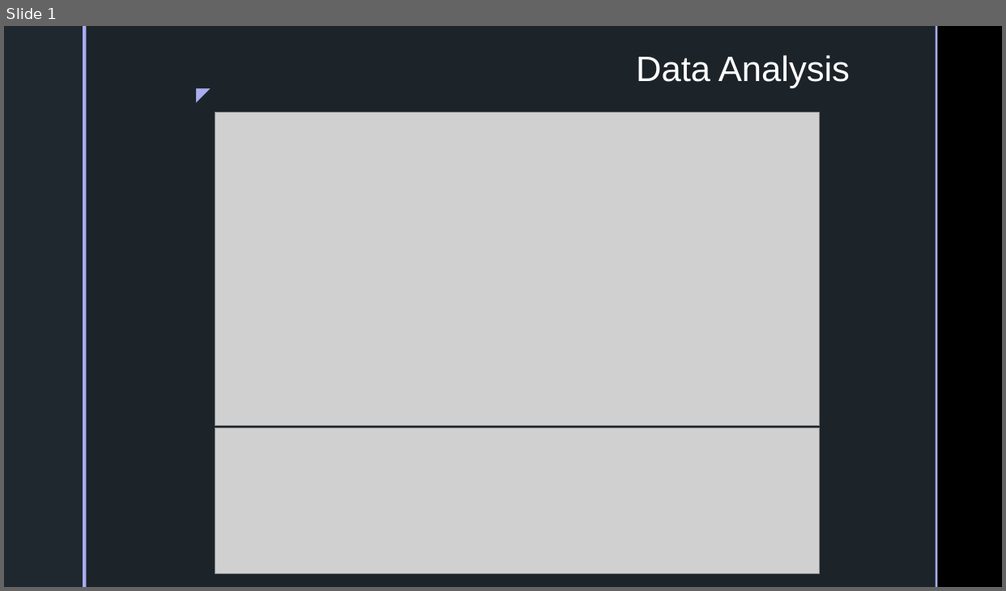
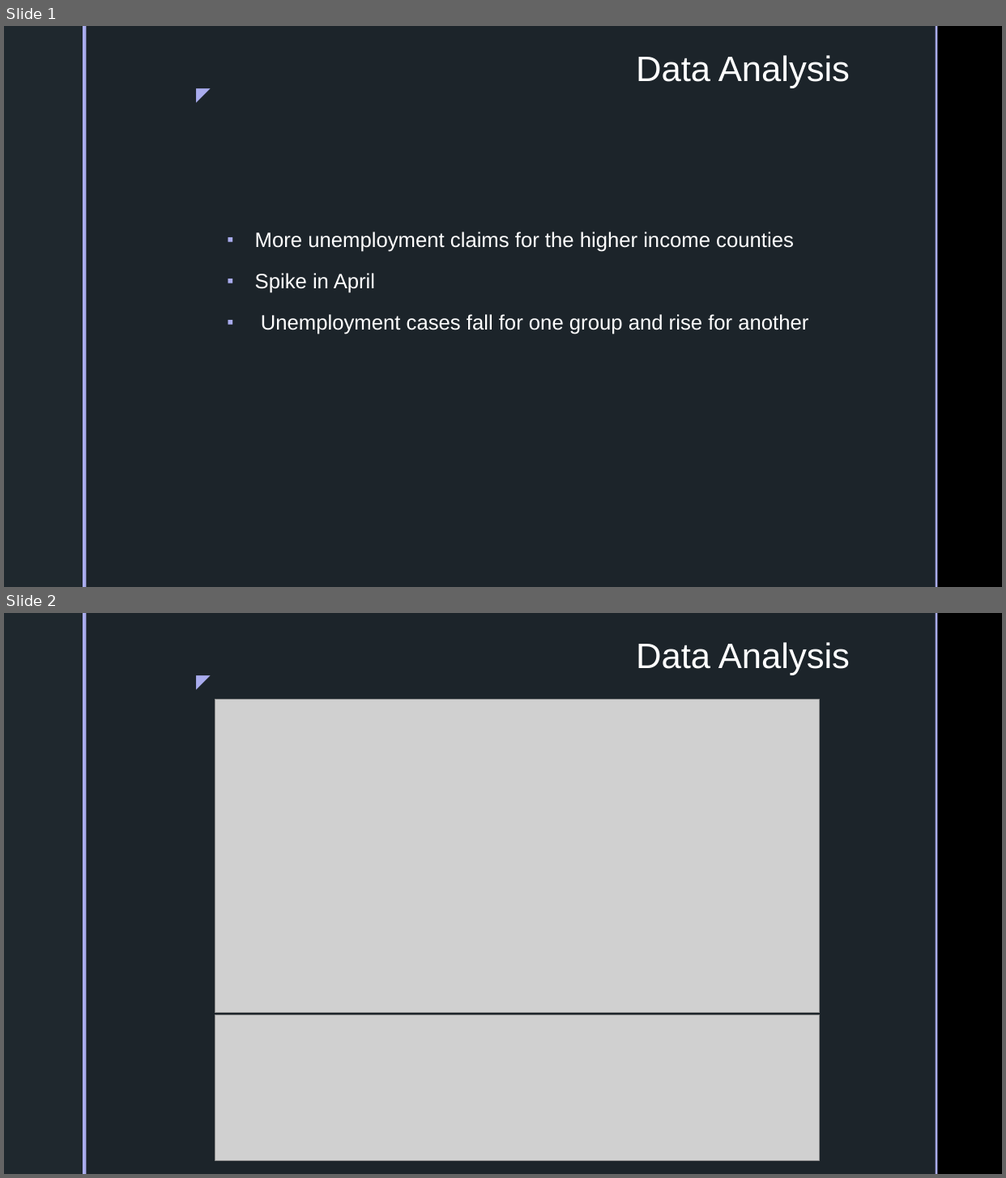
Before and after one commit to inkosi-codes/Covid-19-and-Low-Income-Communities, a slide deck: docs/Presentation/Power-Point.pptx. Shown one above the other, each under a label of ours: slide 1 before the commit, slides 1 and 2 after it. The pictures are 1006x591 and 1006x1178 pixels, drawn with LibreOffice and Linux fonts; fonts in the diff are those of the drawing; grey boxes stand for pictures; background and template pictures are left out. Boxes give left, top, right and bottom in pixels: in the first picture for what was removed or moved away, otherwise in the second. Text is boxed around its words. In the diff, an @@ line names an element or a change of style, - is before the commit and + after.

```diff
--- a/docs/Presentation/Power-Point.pptx
+++ b/docs/Presentation/Power-Point.pptx
@@ slide 1 added at [4, 26, 1002, 587], background picture (left out); not listed: 5 template elements that a slide beside it also shows @@
@@ title added at [636, 55, 850, 88], 34 pt, text #FFFFFF @@
+Data Analysis
@@ text added at [255, 232, 808, 335], 20 pt, text #FFFFFF @@
+▪ More unemployment claims for the higher income counties
+▪ Spike in April
+▪ Unemployment cases fall for one group and rise for another
@@ what was slide 1 is now slide 2 @@
```
Also in this commit, not shown: 1 other slide added, 1 slide removed, 2 other files.
